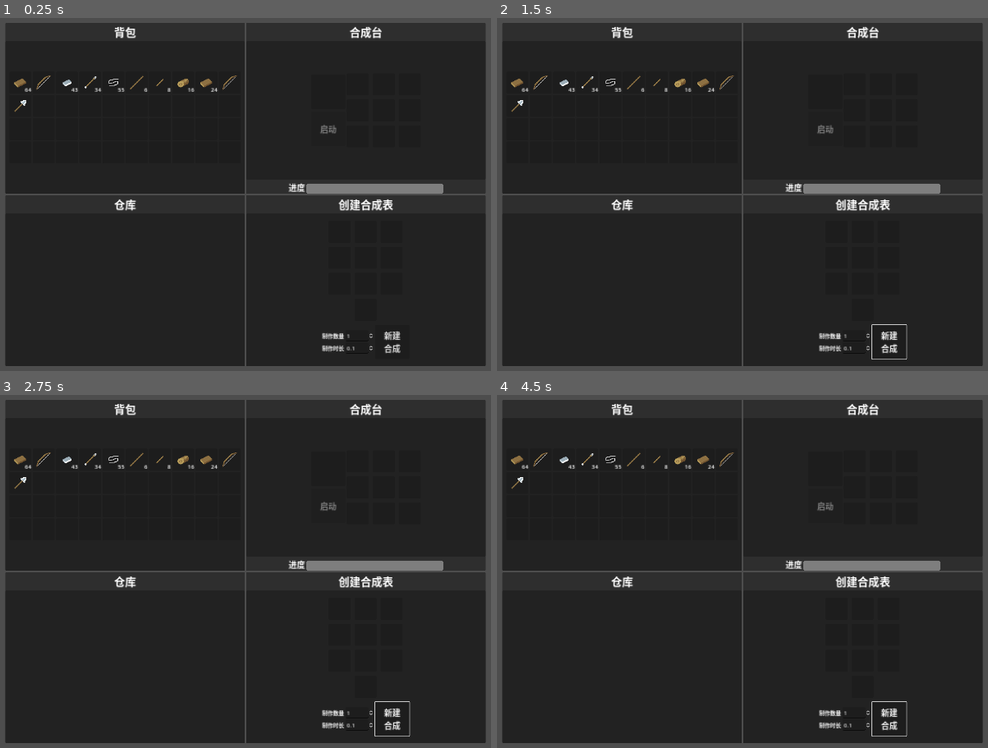
Above: before the commit, frames 1-4 (two rows, left to right).
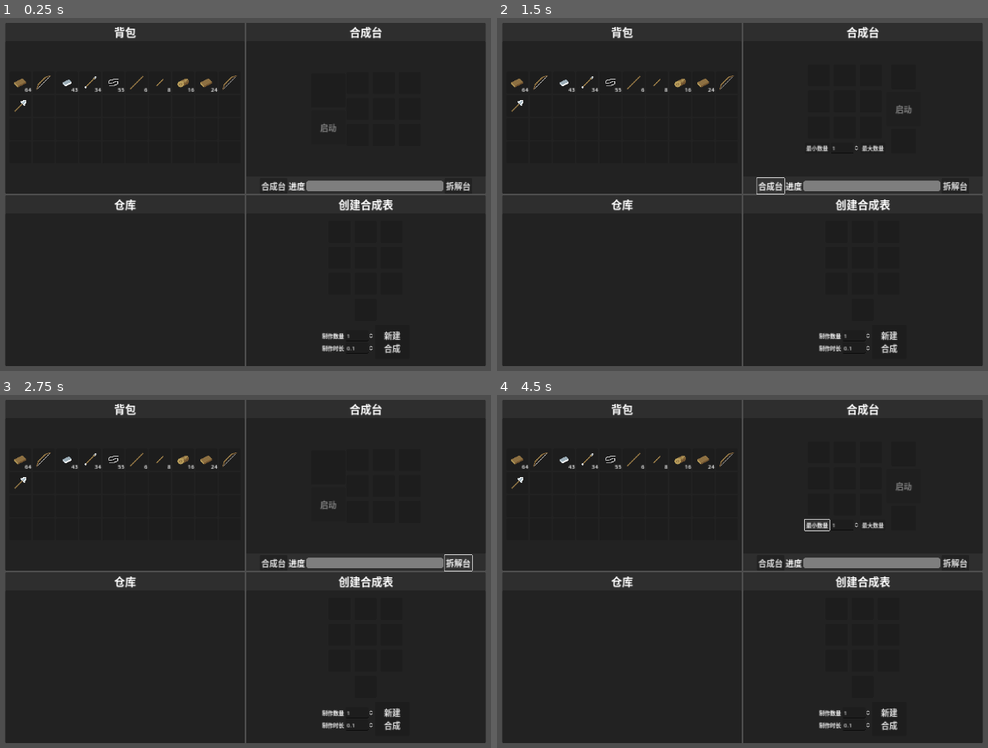
Above: after the commit, the same moments.

Repository: DeerLuuu/Backpack-and-synthesis-system
Game: Godot game, scene res://scene/world/world.tscn
The game is run twice, just before and just after one commit, with the same random seed, the same clock (stepped at 60 frames per second) and the same inputs.
Inputs (mouse positions are in pixels of both pictures, inside the frame that each line leads up to):
- Up to frame 1 (0.25 s): no input
- Up to frame 2 (1.5 s): click "新建 合成" at 0.5 s; click (771, 187) at 1.25 s, where only the run after the commit has a clickable "合成台"
- Up to frame 3 (2.75 s): click (456, 564) at 2 s, where only the run after the commit has a clickable "拆解台"
- Up to frame 4 (4.5 s): click "新建 合成" at 2.75 s; click (771, 564) at 3.5 s, where only the run after the commit has a clickable "合成台"; click (816, 525) at 4.25 s, where only the run after the commit has a clickable "最小数量"

The runs differ from the first frame. In frame 1, 0.7% of the frame differs, in the area x 53-96%, y 30-50%; in frame 2, 1.1%, in the area x 52-96%, y 24-97%; in frame 3, 0.9%; in frame 4, 1.1%.
Error before the commit: Invalid access to property or key 'item_name' on a base object of type 'Nil'. (res://scene/world/create_craft_interface.gd:96)
Error after the commit: Invalid access to property or key 'item_name' on a base object of type 'Nil'. (res://scene/world/create_craft_interface.gd:89)

Commit message:
完善拆解逻辑，添加合成台与拆解台的切换按钮

Diff:
--- a/scene/world/craft_interface.gd
+++ b/scene/world/craft_interface.gd
@@ -9,7 +9,7 @@
 #region 信号
 # WARNING 还没用
 # 制作的物品满了时发出的信号
-signal final_slot_panel_is_full(slot : BaseSlot)
+#signal final_slot_panel_is_full(slot : BaseSlot)
 #endregion
 
 # TODO 合成台UI ===============>常 量<===============
@@ -31,6 +31,10 @@
 @onready var craft_progress_bar: ProgressBar = %CraftProgressBar
 # 物品制作计时器
 @onready var craft_timer: Timer = %CraftTimer
+# 拆解台UI
+@onready var dismantle_h_box_container: HBoxContainer = %DismantleHBoxContainer
+# 合成台UI
+@onready var craft_h_box_container: HBoxContainer = %CraftHBoxContainer
 
 # 最大物品数量
 var max_craft_item_count : int = 1
@@ -160,9 +164,9 @@
 	craft_item_max_value()
 
 # TODO_FUC 合成台：制作数量输入框：指更新信号方法
-func _on_craft_item_count_spin_value_changed(value: float) -> void:
+func _on_craft_item_count_spin_value_changed(value: int) -> void:
 	if value > craft_item_count_spin.max_value:
-		max_craft_item_count = craft_item_count_spin.max_value
+		max_craft_item_count = int(craft_item_count_spin.max_value)
 		return
 	max_craft_item_count = value
 
@@ -173,6 +177,11 @@
 # TODO_FUC 合成台：最大制作数量按钮：pressed 信号方法
 func _on_max_count_button_pressed() -> void:
 	craft_item_count_spin.value = craft_item_count_spin.max_value
+
+func _on_switch_craft_button_pressed() -> void:
+	craft_h_box_container.show()
+	dismantle_h_box_container.hide()
+
 #endregion
 
 # TODO 合成台UI ===============>工具方法<===============
--- a/scene/world/create_craft_interface.gd
+++ b/scene/world/create_craft_interface.gd
@@ -72,10 +72,6 @@
 	var craft : Array[String]
 	# 单个位码的临时存储变量
 	var number : int = 0
-	# 当前合成台上的物品组成的合成表
-	var current_craft_table : Dictionary
-	# 当前合成的物品数据
-	var current_item_table : Dictionary
 
 	# 判断并生成合成台中格子物品对应的配方表
 	for i : SlotPanelContainer in get_children():
@@ -89,9 +85,6 @@
 
 	# 去掉第一个位码，在结尾添加-1位码
 	index.pop_front()
-	index.append(-1)
-	current_craft_table = {"位码" : index, "配方" : craft}
-	current_item_table = {"制作时间" : time_spin.value, "数量" : count_spin.value}
 
 	if Global.craft_table.has(slot_9.slot.item.item_name):
 		print("已经有这个配方了")
--- a/scene/world/dismantle_interface.gd
+++ b/scene/world/dismantle_interface.gd
@@ -20,6 +20,9 @@
 @onready var slot_panel_container_9: SlotPanelContainer = $"../../VBoxContainer2/SlotPanelContainer9"
 @onready var craft_progress_bar: ProgressBar = %CraftProgressBar
 @onready var dismantle_button: Button = $"../../VBoxContainer2/DismantleButton"
+@onready var craft_timer: Timer = %CraftTimer
+@onready var craft_h_box_container: HBoxContainer = %CraftHBoxContainer
+@onready var dismantle_h_box_container: HBoxContainer = %DismantleHBoxContainer
 
 #endregion
 
@@ -60,8 +63,48 @@
 	var item_name : String = slot_panel_container_9.slot.item.item_name
 	var item_data : Dictionary = Global.item_table[item_name]
 	var dismantle_items : Dictionary = Global.craft_table[item_name]
-	print(item_data)
-	print(dismantle_items)
+	var final_items : Array
+
+	# 物品制作时间开始
+	craft_timer.start(item_data["制作时间"] * 2)
+	# 物品制作进度条初始化
+	craft_progress_bar.max_value = item_data["制作时间"] * 2
+	# 制作物品按钮禁用
+	dismantle_button.disabled = true
+	# 等待计时结束
+	await craft_timer.timeout
+	# 制作物品按钮启用
+	dismantle_button.disabled = false
+	for i in dismantle_items["配方"]:
+		var r : int = randi() % 100
+		if r > 55: continue
+		final_items.append(i)
+
+	# 制作完成暂停计时器
+	craft_timer.stop()
+
+	slot_panel_container_9.slot.count -= 1
+	slot_panel_container_9.set_slot_panel()
+
+	for item in final_items:
+		var current_slot : BaseSlot = BaseSlot.new()
+		current_slot.count = 1
+		current_slot.item = load(Global.items[item])
+		for i : SlotPanelContainer in get_children():
+			if not i.slot.has_item():
+				i.slot = current_slot
+				i.set_slot_panel()
+				break
+
+			if i.slot.item.item_name != current_slot.item.item_name: continue
+			i.slot.count += 1
+			i.set_slot_panel()
+			break
+
+func _on_switch_dismantle_button_pressed() -> void:
+	dismantle_h_box_container.show()
+	craft_h_box_container.hide()
+
 #endregion
 
 # TODO 拆解台 ===============>工具方法<===============
--- a/scene/world/world.tscn
+++ b/scene/world/world.tscn
@@ -269,6 +269,12 @@
 layout_mode = 2
 size_flags_horizontal = 4
 
+[node name="SwitchCraftButton" type="Button" parent="UI/UIGridContainer/CraftPanel/MarginContainer/VBoxContainer/HBoxContainer"]
+unique_name_in_owner = true
+layout_mode = 2
+theme_override_font_sizes/font_size = 24
+text = "合成台"
+
 [node name="Label" type="Label" parent="UI/UIGridContainer/CraftPanel/MarginContainer/VBoxContainer/HBoxContainer"]
 layout_mode = 2
 text = "进度"
@@ -281,9 +287,15 @@
 custom_minimum_size = Vector2(400, 30)
 layout_mode = 2
 size_flags_horizontal = 4
-size_flags_vertical = 8
+size_flags_vertical = 4
 value = 50.0
 show_percentage = false
+
+[node name="SwitchDismantleButton" type="Button" parent="UI/UIGridContainer/CraftPanel/MarginContainer/VBoxContainer/HBoxContainer"]
+unique_name_in_owner = true
+layout_mode = 2
+theme_override_font_sizes/font_size = 24
+text = "拆解台"
 
 [node name="OtherBackpackPanel" type="PanelContainer" parent="UI/UIGridContainer"]
 custom_minimum_size = Vector2(700, 500)
@@ -454,4 +466,6 @@
 [connection signal="pressed" from="UI/UIGridContainer/CraftPanel/MarginContainer/VBoxContainer/CraftBG/CraftHBoxContain …(206 unchanged characters)…
 [connection signal="pressed" from="UI/UIGridContainer/CraftPanel/MarginContainer/VBoxContainer/CraftBG/CraftHBoxContain …(186 unchanged characters)…
 [connection signal="pressed" from="UI/UIGridContainer/CraftPanel/MarginContainer/VBoxContainer/CraftBG/DismantleHBoxCon …(206 unchanged characters)…
+[connection signal="pressed" from="UI/UIGridContainer/CraftPanel/MarginContainer/VBoxContainer/HBoxContainer/SwitchCraftButton" to="UI/UIGridContainer/CraftPanel/MarginContainer/VBoxContainer/CraftBG/CraftHBoxContainer/VBoxContainer/CraftInterface" method="_on_switch_craft_button_pressed"]
+[connection signal="pressed" from="UI/UIGridContainer/CraftPanel/MarginContainer/VBoxContainer/HBoxContainer/SwitchDismantleButton" to="UI/UIGridContainer/CraftPanel/MarginContainer/VBoxContainer/CraftBG/DismantleHBoxContainer/VBoxContainer/DismantleInterface" method="_on_switch_dismantle_button_pressed"]
 [connection signal="pressed" from="UI/UIGridContainer/CreateCraftPanel/MarginContainer/VBoxContainer/CreateCraftBG/HBox …(232 unchanged characters)…
